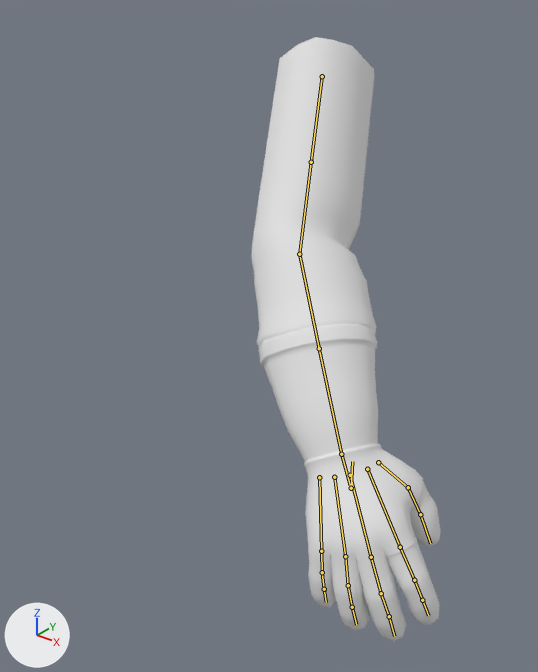
What one commit did to the FBX model SingleArm.fbx.
The view is the same before and after, from a 50 mm camera at (0.545, -0.961, 0.086) aimed at (0.125, -0.435, -0.24). The axes (+X, +Y, +Z) are drawn at lower left. The lights are the same throughout. The picture after the commit comes second. The bones that change, and the others that lie on the model, are drawn over the model as lines.

The first picture shows 'Manny'.
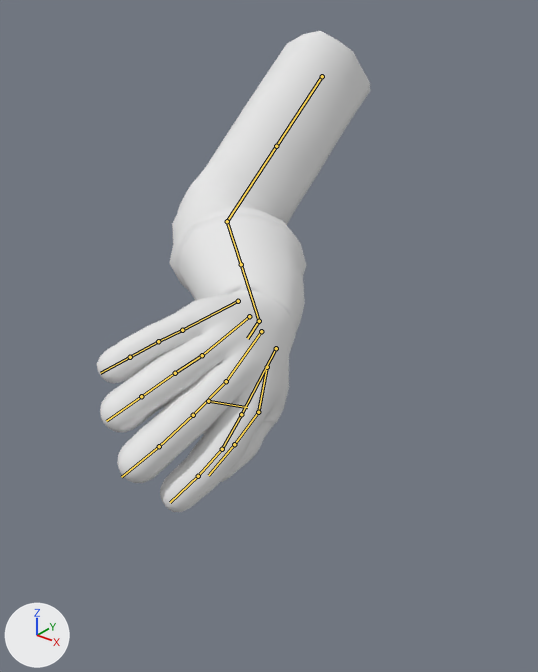
The newer file adds an action. The first version stands in its rest pose; the second is drawn at frame 37 of the action 'root|Swim_Unarmed'.

Diff of the bpy script that builds the scene:
```diff
--- a/SingleArm.fbx.py
+++ b/SingleArm.fbx.py
@@ bone_arm_stretch_r @@
 bone_arm_stretch_r = bpy.data.objects['root'].pose.bones['arm_stretch.r']  # child of 'shoulder.r'
-bone_arm_stretch_r.rotation_quaternion = (1.0, 0.0, 0.0, 0.0)  # degrees (0, 0, 0)
+bone_arm_stretch_r.rotation_quaternion = (0.952, 0.159, 0.238, -0.109)  # degrees (17, 29, -9)
@@ bone_c_arm_twist_r @@
 bone_c_arm_twist_r = bpy.data.objects['root'].pose.bones['c_arm_twist.r']  # child of 'arm_stretch.r'
-bone_c_arm_twist_r.rotation_quaternion = (1.0, 0.0, 0.0, 0.0)  # degrees (0, 0, 0)
+bone_c_arm_twist_r.rotation_quaternion = (0.956, 0.0, -0.294, 0.0)  # degrees (0, -34, 0)
@@ bone_forearm_stretch_r @@
 bone_forearm_stretch_r = bpy.data.objects['root'].pose.bones['forearm_stretch.r']  # child of 'arm_stretch.r'
-bone_forearm_stretch_r.rotation_quaternion = (1.0, 0.0, 0.0, 0.0)  # degrees (0, 0, 0)
+bone_forearm_stretch_r.rotation_quaternion = (0.956, 0.0, 0.0, 0.293)  # degrees (0, 0, 34)
@@ bone_c_forearm_twist_r @@
 bone_c_forearm_twist_r = bpy.data.objects['root'].pose.bones['c_forearm_twist.r']  # child of 'forearm_stretch.r'
-bone_c_forearm_twist_r.rotation_quaternion = (1.0, 0.0, 0.0, 0.0)  # degrees (0, 0, 0)
+bone_c_forearm_twist_r.rotation_quaternion = (0.935, 0.0, -0.355, 0.0)  # degrees (0, -42, 0)
@@ bone_hand_r @@
 bone_hand_r = bpy.data.objects['root'].pose.bones['hand.r']  # child of 'forearm_stretch.r'
-bone_hand_r.rotation_quaternion = (1.0, 0.0, 0.0, 0.0)  # degrees (0, 0, 0)
+bone_hand_r.rotation_quaternion = (0.729, 0.005, -0.634, 0.259)  # degrees (-59, -68, 81)
@@ bone_thumb1_r @@
 bone_thumb1_r = bpy.data.objects['root'].pose.bones['thumb1.r']  # child of 'hand.r'
-bone_thumb1_r.rotation_quaternion = (1.0, 0.0, 0.0, 0.0)  # degrees (0, 0, 0)
+bone_thumb1_r.rotation_quaternion = (1.0, 0.021, -0.002, 0.004)  # degrees (2, 0, 0)
@@ bone_index3_r @@
 bone_index3_r = bpy.data.objects['root'].pose.bones['index3.r']  # child of 'index2.r'
-bone_index3_r.rotation_quaternion = (1.0, 0.0, 0.0, 0.0)  # degrees (0, 0, 0)
+bone_index3_r.rotation_quaternion = (1.0, -0.016, 0.0, 0.0)  # degrees (-2, 0, 0)
@@ bone_middle2_r @@
 bone_middle2_r = bpy.data.objects['root'].pose.bones['middle2.r']  # child of 'middle1.r'
-bone_middle2_r.rotation_quaternion = (1.0, 0.0, 0.0, 0.0)  # degrees (0, 0, 0)
+bone_middle2_r.rotation_quaternion = (1.0, -0.014, 0.0, 0.0)  # degrees (-2, 0, 0)
@@ bone_ring2_r @@
 bone_ring2_r = bpy.data.objects['root'].pose.bones['ring2.r']  # child of 'ring1.r'
-bone_ring2_r.rotation_quaternion = (1.0, 0.0, 0.0, 0.0)  # degrees (0, 0, 0)
+bone_ring2_r.rotation_quaternion = (1.0, -0.014, 0.0, 0.0)  # degrees (-2, 0, 0)
@@ bone_pinky1_r @@
 bone_pinky1_r = bpy.data.objects['root'].pose.bones['pinky1.r']  # child of 'pinky1_base.r'
-bone_pinky1_r.rotation_quaternion = (1.0, 0.0, 0.0, 0.0)  # degrees (0, 0, 0)
+bone_pinky1_r.rotation_quaternion = (1.0, -0.016, -0.019, -0.006)  # degrees (-2, -2, -1)
```

Location of each change, [x1, y1, x2, y2] in pixels of the pictures (538 x 672 px):
'Manny', posed (44% wider, 20% shorter): before [251, 37, 440, 642]; after [97, 31, 370, 512]
bone 'arm_stretch.r', root to tip: before (322, 76) to (311, 162); after (322, 76) to (276, 146)
bone 'c_arm_twist.r', root to tip: before (322, 76) to (311, 162); after (322, 76) to (276, 146)
bone 'forearm_stretch.r', root to tip: before (299, 254) to (319, 348); after (227, 221) to (241, 264)
bone 'c_forearm_twist.r', root to tip: before (319, 348) to (341, 454); after (241, 264) to (259, 321)
bone 'hand.r', root to tip: before (341, 454) to (350, 485); after (259, 321) to (247, 338)
bone 'thumb1.r', root to tip: before (378, 462) to (408, 487); after (267, 367) to (258, 412)
bone 'index3.r', root to tip: before (422, 600) to (428, 615); after (198, 476) to (170, 502)
bone 'middle2.r', root to tip: before (381, 593) to (389, 616); after (193, 415) to (159, 446)
bone 'ring2.r', root to tip: before (348, 585) to (352, 607); after (175, 373) to (141, 396)
bone 'pinky1.r', root to tip: before (321, 551) to (322, 572); after (182, 330) to (158, 341)
